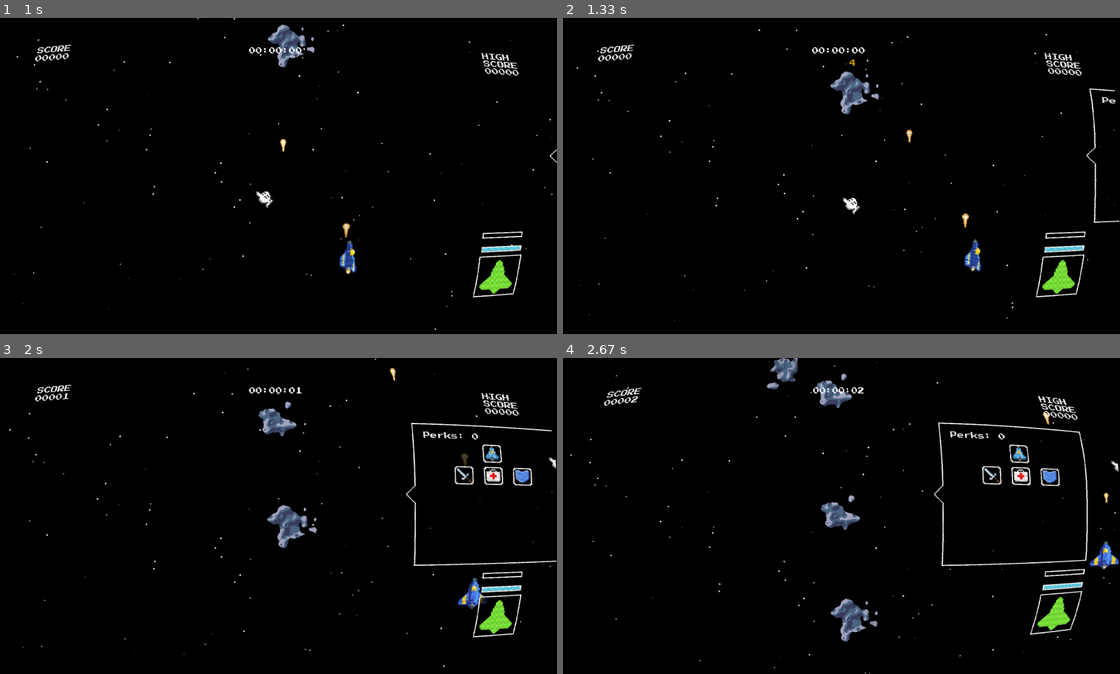
Above: before the commit, frames 1-4 (two rows, left to right).
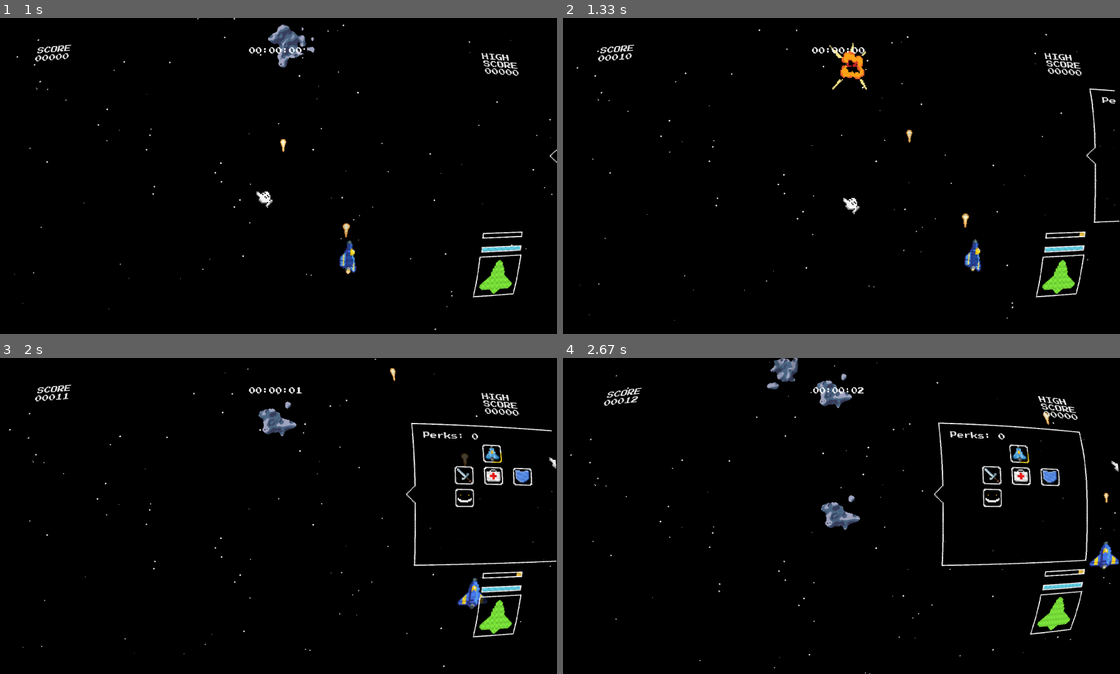
Above: after the commit, the same moments.

Repository: isGoodSoup/astros
Game: pygame game, started from main.py
Same seed, same stepped clock (60 frames per second), same inputs: the game is played once before the commit and once after it.
Inputs (mouse positions are in pixels of both pictures, inside the frame that each line leads up to):
- Up to frame 1 (1 s): tap Enter at 0.33 s; hold Space from 0.67 s (still down); hold Right from 0.67 s (still down); move the mouse to (256, 191) at 0.7 s
- Up to frame 2 (1.33 s): release Space at 1.13 s; release Right at 1.13 s; hold Tab from 1.17 s (still down); hold Right from 1.17 s (still down); move the mouse to (841, 198) at 1.2 s; tap Space at 1.23 s
- Up to frame 3 (2 s): tap Space at 1.53 s; release Tab at 1.63 s; release Right at 1.63 s; click (551, 449) at 1.72 s
- Up to frame 4 (2.67 s): hold Right 2-2.47 s; tap Space at 2.07, 2.37, 2.57 s; tap A at 2.15 s; hold Up from 2.5 s (still down)

Frame 1 is identical in both runs. In frame 2, 0.9% of the frame differs, in the area x 9-94%, y 7-69%; in frame 3, 0.7%; in frame 4, 0.7%.

Commit message:
update/add: new skill, Maniac, and fixed a bug with skill tree hovering

Diff:
--- a/main.py
+++ b/main.py
@@ -204,13 +204,6 @@
                 elif event.type == pg.KEYDOWN:
                     if event.key == pg.K_TAB:
                         self.skill_tab.active = not self.skill_tab.active
-                    if event.type == pygame.MOUSEBUTTONDOWN:
-                        for skill in self.skills.skills:
-                            if skill.is_hovered(pygame.mouse.get_pos()):
-                                if not skill.unlocked:
-                                    self.skills.unlock(skill)
-                                else:
-                                    self.skills.upgrade(skill, self.ship)
                     if event.key == pg.K_a:
                         if event.mod & pg.KMOD_SHIFT:
                             crt.prog['curvature'].value = max(0.0,
@@ -241,6 +234,13 @@
                         else:
                             pg.mixer.music.play(-1)
 
+                elif event.type == pygame.MOUSEBUTTONDOWN:
+                    for skill in self.skills.skills:
+                        if skill.is_hovered(pygame.mouse.get_pos()):
+                            if not skill.unlocked:
+                                self.skills.unlock(skill)
+                            else:
+                                self.skills.upgrade(skill, self.ship)
             if not running:
                 break
 
@@ -318,6 +318,12 @@
                 pg.draw.rect(screen, (255, 0, 0), self.ship.hitbox, 2)
 
         self.explosions.draw(screen)
+
+        if self.skill_tab.active:
+            mouse_pos = pg.mouse.get_pos()
+            for skill in self.skills.skills:
+                skill.is_hovered(mouse_pos)
+
         self.skill_tab.render(screen, font, self.ship, self.skills)
 
     @staticmethod
@@ -573,7 +579,14 @@
         hits = pg.sprite.groupcollide(self.projectiles, self.asteroids,
                                       True, False)
         for asteroid in hits.values():
-            if random.random() > 0.9:
+            current_time = pg.time.get_ticks()
+            # Expire boost if time passed
+            if current_time > self.ship.maniac_boost_end:
+                self.ship.maniac_boost = 0
+
+            effective_crit = self.ship.crit + self.ship.maniac_boost
+
+            if random.random() < effective_crit:
                 damage = self.ship.crit
                 color = (255, 50, 50)
                 size = 36
@@ -590,6 +603,10 @@
                                  self.frame_explode[0])
             self.explosions.add(impact) # type: ignore
             if asteroid[0].hitpoints <= 0:
+                asteroid[0].kill()
+                if maniac_skill := next((s for s in self.skills.get_unlocked()
+                                         if s.name == "Maniac"), None):
+                    maniac_skill.ability.apply(self.ship, maniac_skill.level)
                 explosion = Explosion(asteroid[0].rect.centerx,
                                       asteroid[0].rect.centery,
                                       self.frame_explode)
--- a/scripts/all_skills.py
+++ b/scripts/all_skills.py
@@ -1,4 +1,7 @@
 from typing import override
+
+import pygame
+
 from scripts.ability import Ability
 
 class Explorer(Ability):
@@ -14,6 +17,15 @@
         ship.damage += ship.damage * (level * 0.2)
         return [ship.damage]
 
+class Maniac(Ability):
+    @override
+    def apply(self, ship, level):
+        boost = 0.02 * level
+        current_time = pygame.time.get_ticks()
+        ship.maniac_boost += boost
+        ship.maniac_boost_end = current_time + 5000
+        return [ship.maniac_boost]
+
 class Survival(Ability):
     @override
     def apply(self, ship, level):
--- a/scripts/ship.py
+++ b/scripts/ship.py
@@ -24,6 +24,9 @@
         self.damage = 4
         self.crit = self.damage * 3
         self.evasion = 0.01
+
+        self.maniac_boost = 0
+        self.maniac_boost_end = 0
 
         self.level = 1
         self.xp = 0
--- a/scripts/skill.py
+++ b/scripts/skill.py
@@ -16,7 +16,11 @@
         self.frames = {
             "locked": self.spritesheet.get_image(0, frame_width, frame_height, 4, cols),
             "unlocked": self.spritesheet.get_image(1, frame_width, frame_height, 4, cols),
-            "hover": self.spritesheet.get_image(6, frame_width, frame_height, 4, cols)
+            "unlocked2": self.spritesheet.get_image(2, frame_width, frame_height, 4, cols),
+            "unlocked3": self.spritesheet.get_image(3, frame_width, frame_height, 4, cols),
+            "unlocked4": self.spritesheet.get_image(4, frame_width, frame_height, 4, cols),
+            "hover": self.spritesheet.get_image(5, frame_width, frame_height,4, cols),
+            "unlockable": self.spritesheet.get_image(6, frame_width, frame_height,4, cols)
         }
 
         for lvl in range(1, max_level + 1):
@@ -48,10 +52,15 @@
     def current_frame(self):
         if self.hovered:
             return self.frames["hover"]
-        if self.level > 0:
-            return self.frames.get(f"level{self.level}", self.frames["unlocked"])
+
         if self.unlocked:
+            if self.level > 0:
+                return self.frames.get(f"level{self.level}",self.frames["unlocked"])
             return self.frames["unlocked"]
+
+        if all(parent.level > 0 for parent in self.parents):
+            return self.frames["unlockable"]
+
         return self.frames["locked"]
 
 class SkillManager:
@@ -62,7 +71,7 @@
         self.skills.append(skill)
 
     def unlock(self, skill):
-        if self.can_unlock(skill):
+        if self.can_unlock(skill) and not skill.unlocked:
             skill.unlocked = True
 
     def can_unlock(self, skill):
@@ -84,19 +93,28 @@
     def build_tree(self, skill_tab):
         explorer = Skill("Explorer", Explorer(), "01_explorer")
         berserk = Skill("Berserk", DamageBoost(), "02_berserk")
+        maniac = Skill("Maniac", Maniac(), "02a_maniac")
+
         survivor = Skill("Survivor", Survival(), "03_survivor")
+
         tank = Skill("Tank", Tank(), "04_tank")
 
         explorer.parents = []
         berserk.parents = [explorer]
+        maniac.parents = [berserk]
+
         survivor.parents = [explorer]
+
         tank.parents = [explorer]
 
         explorer.children = [berserk, survivor, tank]
+        berserk.children = [maniac]
+
         explorer.pos = (skill_tab.padding + 200, skill_tab.padding)
-        first_y = 80
+        padding = 80
+        berserk.pos = (explorer.pos[0] - 100, explorer.pos[1] + padding)
+        survivor.pos = (explorer.pos[0], explorer.pos[1] + padding)
+        tank.pos = (explorer.pos[0] + 100, explorer.pos[1] + padding)
 
-        berserk.pos = (explorer.pos[0] - 100, explorer.pos[1] + first_y)
-        survivor.pos = (explorer.pos[0], explorer.pos[1] + first_y)
-        tank.pos = (explorer.pos[0] + 100, explorer.pos[1] + first_y)
-        self.skills = [explorer, berserk, survivor, tank]
+        maniac.pos = (berserk.pos[0], berserk.pos[1] + padding)
+        self.skills = [explorer, berserk, survivor, tank, maniac]
Binary file added: assets/ui/skills/02a_maniac.png
